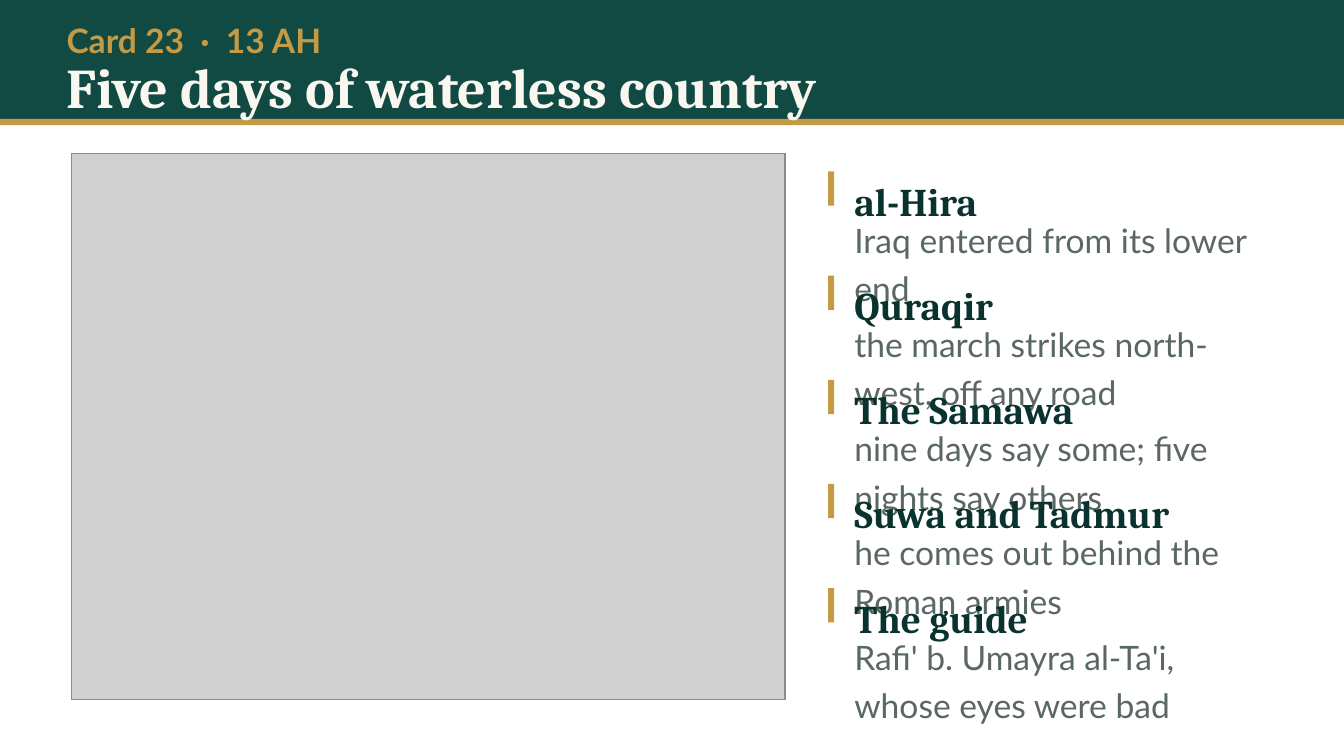
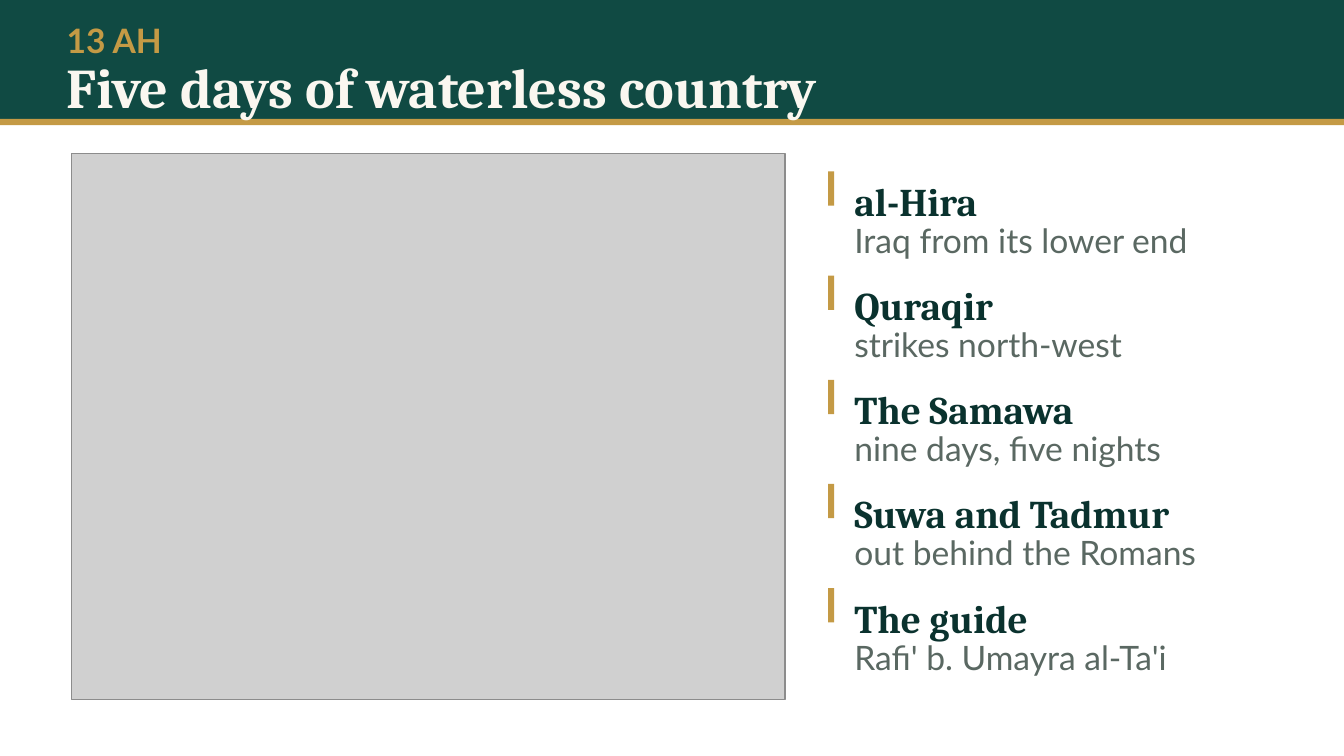
Before and after one commit to daniyalyasin93/2026SeptemberIslamicHistoryClass, a slide deck: slide 80 of L02_baarah_saal/L02.pptx (slide 44 before the commit). Drawn at 1344x756 pixels with LibreOffice and Linux fonts; fonts in the diff are those of the drawing; grey boxes stand for pictures. Boxes give left, top, right and bottom in pixels: in the first picture for what was removed or moved away, otherwise in the second. Text is boxed around its words. In the diff, an @@ line names an element or a change of style, - is before the commit and + after.

```diff
--- a/L02_baarah_saal/L02.pptx
+++ b/L02_baarah_saal/L02.pptx
@@ text at (67,28,162,54): text changed @@
-Card 23 · 13 AH
+13 AH
@@ text at (854,228,1187,259): text changed @@
-Iraq entered from its lower end
+Iraq from its lower end
@@ text at (854,328,1122,358): text changed @@
-the march strikes north-west, off any road
+strikes north-west
@@ text at (854,436,1161,467): text changed @@
-nine days say some; five nights say others
+nine days, five nights
@@ text at (854,540,1196,566): text changed @@
-he comes out behind the Roman armies
+out behind the Romans
@@ text at (854,641,1166,676): text changed @@
-Rafi' b. Umayra al-Ta'i, whose eyes were bad
+Rafi' b. Umayra al-Ta'i
```
Also in this commit, not shown: 44 other slides changed, 37 slides added, 17 other files.
